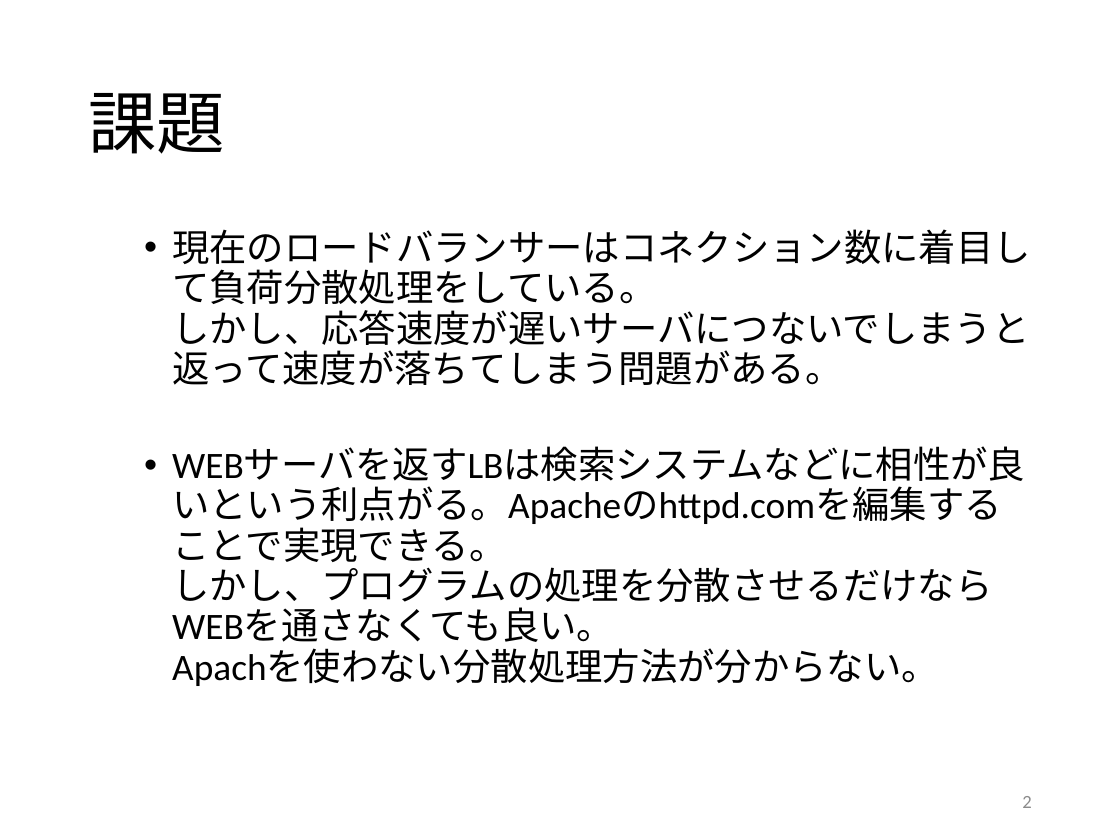
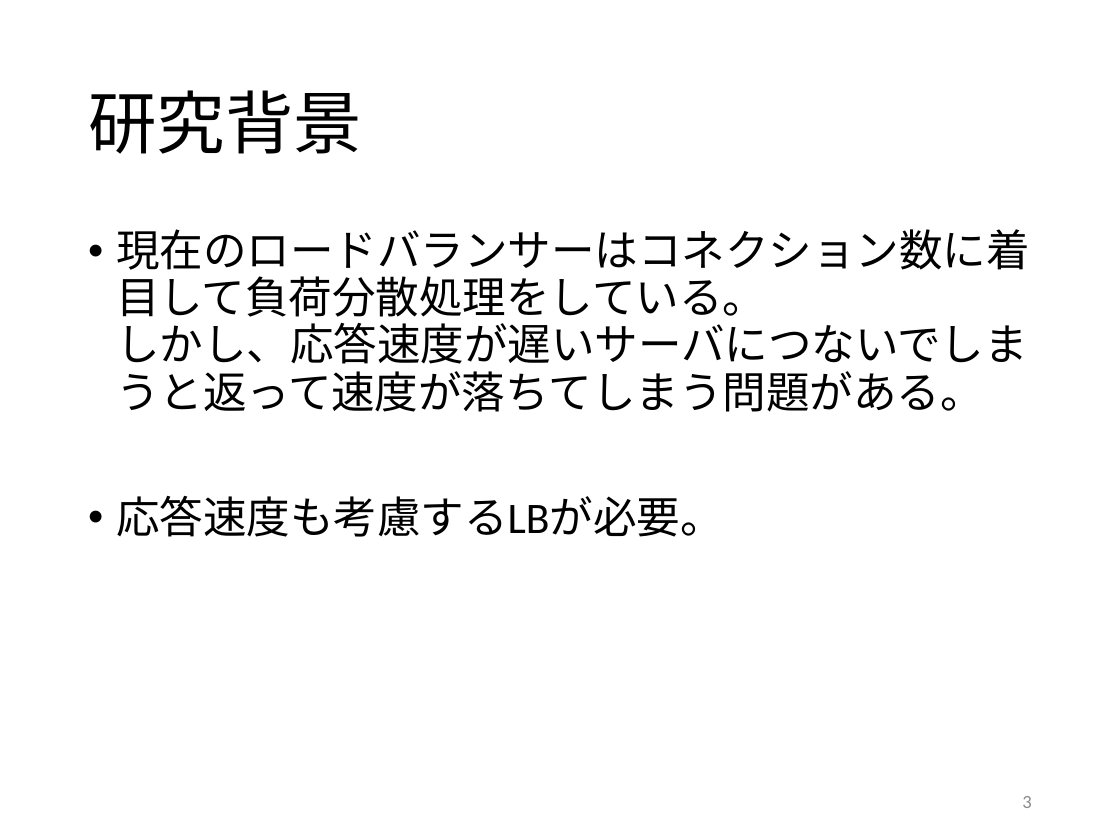
Before and after one commit to kait-takanolab/1821086_matsuo_thesis, a slide deck: slide 3 of 1821086_matsuo_sotsuken_0528.pptx (slide 2 before the commit). Drawn at 1120x840 pixels with LibreOffice and Linux fonts; fonts in the diff are those of the drawing. Boxes give left, top, right and bottom in pixels: in the first picture for what was removed or moved away, otherwise in the second. Text is boxed around its words. In the diff, an @@ line names an element or a change of style, - is before the commit and + after.

```diff
--- a/1821086_matsuo_sotsuken_0528.pptx
+++ b/1821086_matsuo_sotsuken_0528.pptx
@@ title at (88, 90, 362, 154): text changed @@
-課題
+研究背景
@@ text at (116, 229, 1029, 412): size 24 to 28 pt in "現在のロードバランサーはコネクション数に着目して負荷分散処理をしている。 しかし、応答速度が遅いサーバにつないでしまうと ..."; list level 2 to 1 in "現在のロードバランサーはコネクション数に着目して負荷分散処理をしている。 しかし、応答速度が遅いサーバにつないでしまうと ..." @@
@@ text at (116, 496, 723, 537): text changed; size 24 to 28 pt @@
-  • WEBサーバを返すLBは検索システムなどに相性が良いという利点がる。Apacheのhttpd.comを編集することで実現できる。
-    しかし、プログラムの処理を分散させるだけならWEBを通さなくても良い。
-    Apachを使わない分散処理方法が分からない。
+• 応答速度も考慮するLBが必要。
@@ page number at (1022, 796, 1031, 808): text changed @@
-2
+3
```
Also in this commit, not shown: 1 slide added, 20 other files.
